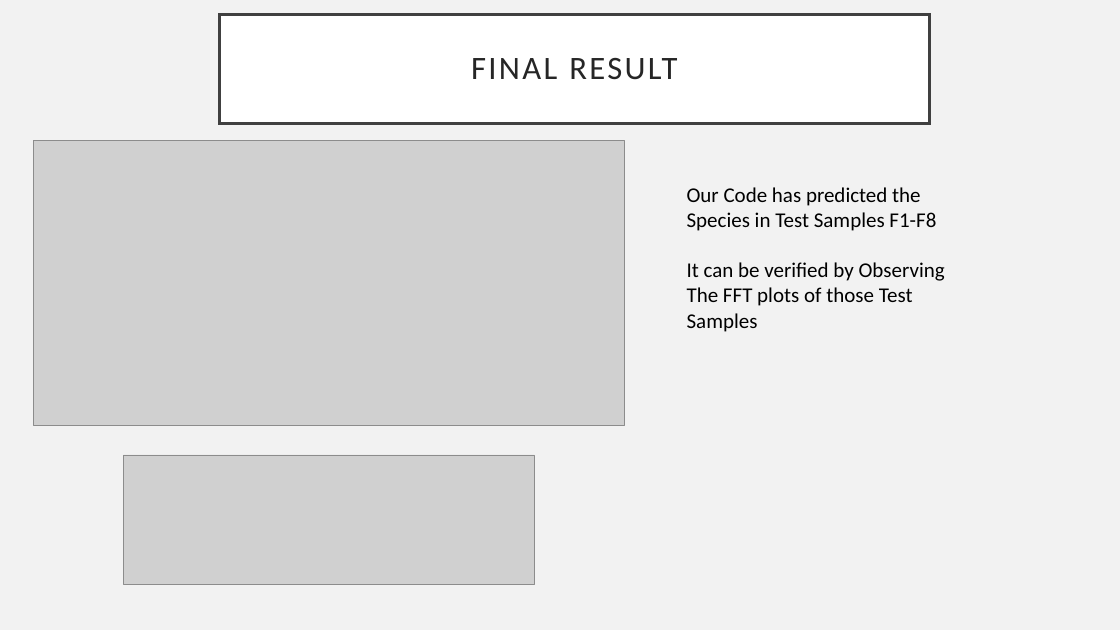
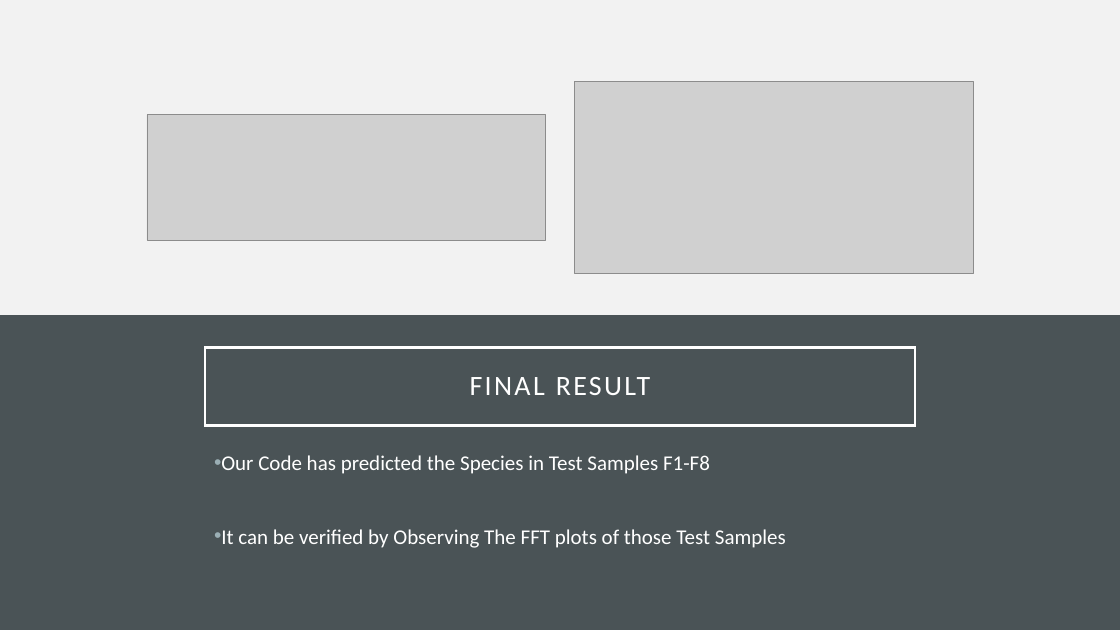
Before and after one commit to houleux/sp-project, a slide deck: slide 6 of SP ppt.pptx. Drawn at 1120x630 pixels with LibreOffice and Linux fonts; fonts in the diff are those of the drawing; grey boxes stand for pictures. Boxes give left, top, right and bottom in pixels: in the first picture for what was removed or moved away, otherwise in the second. Text is boxed around its words. In the diff, an @@ line names an element or a change of style, - is before the commit and + after.

```diff
--- a/SP ppt.pptx
+++ b/SP ppt.pptx
@@ picture: place and size @@
-picture at (34, 140, 624, 425)
+picture at (575, 82, 973, 274)
@@ picture: place and size @@
-picture at (124, 455, 534, 585)
+picture at (147, 115, 545, 240)
@@ rectangle added at (0, 315, 1120, 630), fill #4A5356 @@
@@ title "FINAL RESULT": place and size @@
-title "FINAL RESULT" at (219, 14, 929, 124)
+title "FINAL RESULT" at (205, 348, 915, 427)
@@ title "FINAL RESULT" at (205, 348, 915, 427): size 28 to 24 pt, text colour #262626 to #FFFFFF; fill #FFFFFF to none; outline #404040 2.5 pt to #FFFFFF 2.5 pt @@
@@ text "Our Code has predicted the ...": place and size @@
-text "Our Code has predicted the ..." at (687, 187, 945, 332)
+text "Our Code has predicted the ..." at (221, 455, 786, 548)
@@ text "Our Code has predicted the ..." at (221, 455, 786, 548): text colour #000000 to #FFFFFF; bullet none to •; more space between paragraphs @@
```
Also in this commit, not shown: 4 other slides changed, 2 slides added.
